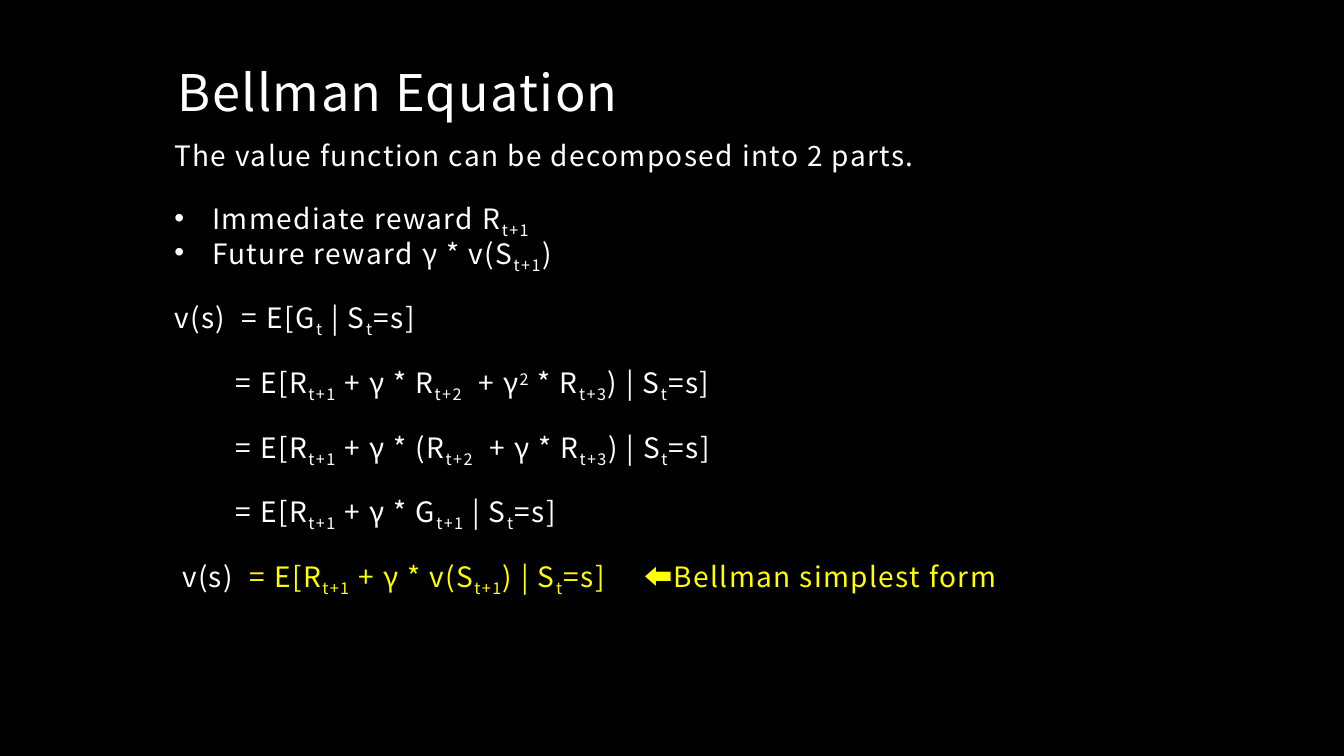
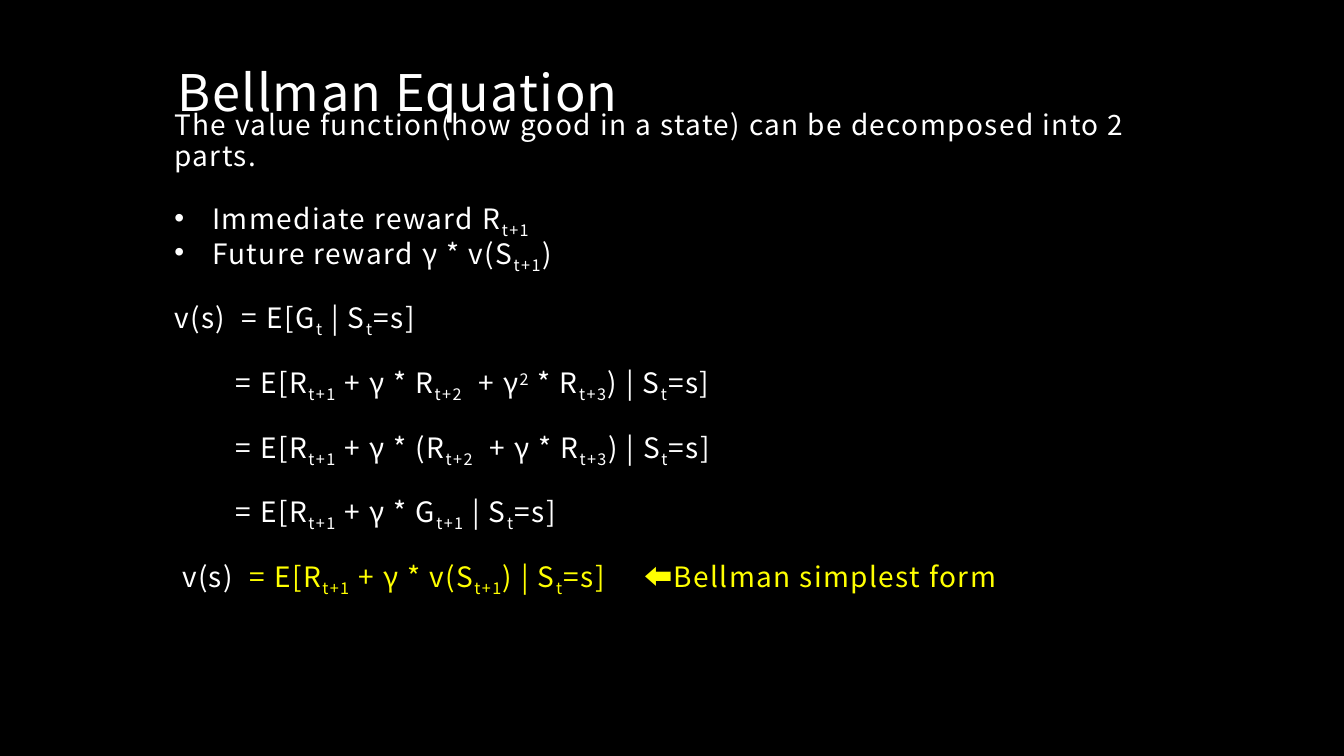
Before and after one commit to MacgyverLin/VintageComputer, a slide deck: slide 18 of Speech/Reinforcement Learning 2.pptx. Drawn at 1344x756 pixels with LibreOffice and Linux fonts; fonts in the diff are those of the drawing; background and template pictures are left out. Boxes give left, top, right and bottom in pixels: in the first picture for what was removed or moved away, otherwise in the second. Text is boxed around its words. In the diff, an @@ line names an element or a change of style, - is before the commit and + after.

```diff
--- a/Speech/Reinforcement Learning 2.pptx
+++ b/Speech/Reinforcement Learning 2.pptx
@@ text at [174, 107, 1124, 173]: text changed @@
-The value function can be decomposed into 2 parts.
+The value function(how good in a state) can be decomposed into 2 parts.
```
Also in this commit, not shown: 7 other slides changed, 16 slides added.
